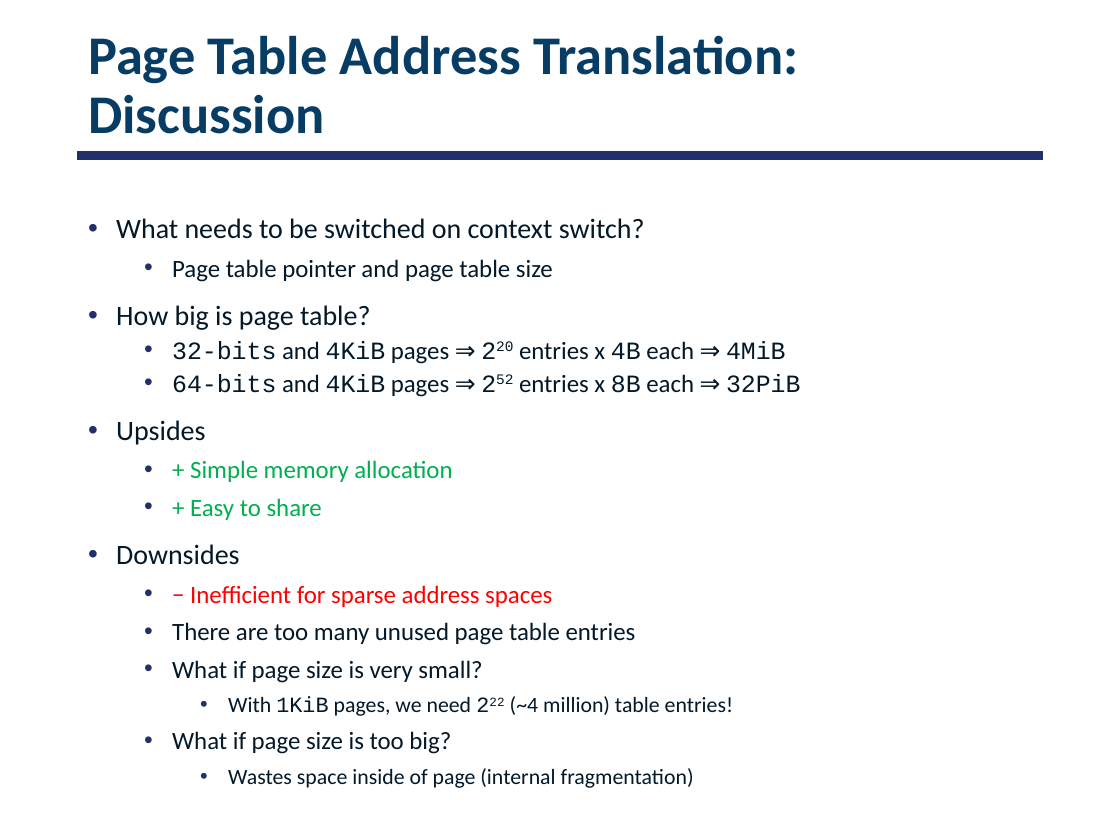
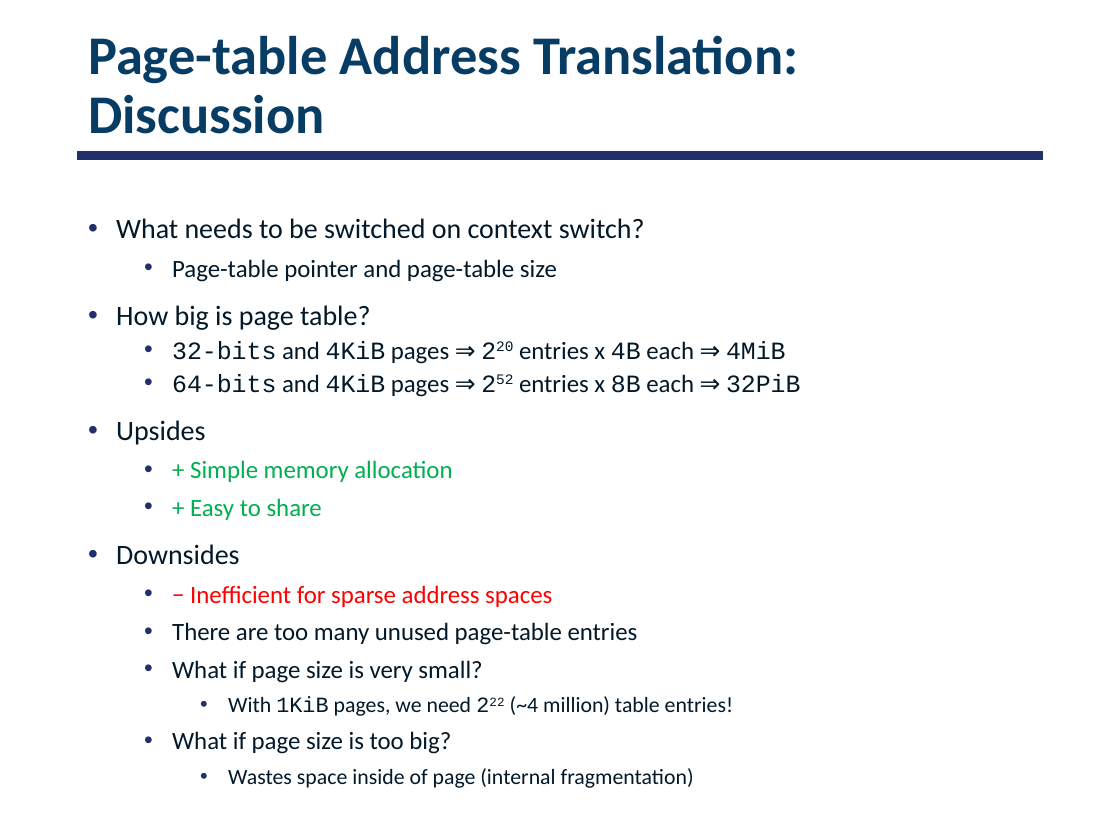
Before and after one commit to smajidzahedi/ECE350, a slide deck: slide 35 of 07-address.pptx. Drawn at 1120x840 pixels with LibreOffice and Linux fonts; fonts in the diff are those of the drawing. Boxes give left, top, right and bottom in pixels: in the first picture for what was removed or moved away, otherwise in the second. Text is boxed around its words. In the diff, an @@ line names an element or a change of style, - is before the commit and + after.

```diff
--- a/07-address.pptx
+++ b/07-address.pptx
@@ title at [88, 35, 798, 134]: text changed @@
-Page Table Address Translation: Discussion
+Page-table Address Translation: Discussion
@@ text at [172, 259, 557, 282]: text changed @@
-  • Page table pointer and page table size
+  • Page-table pointer and page-table size
@@ text at [172, 622, 638, 645]: text changed @@
-  • There are too many unused page table entries
+  • There are too many unused page-table entries
```
Also in this commit, not shown: 9 other slides changed, 1 other file.
